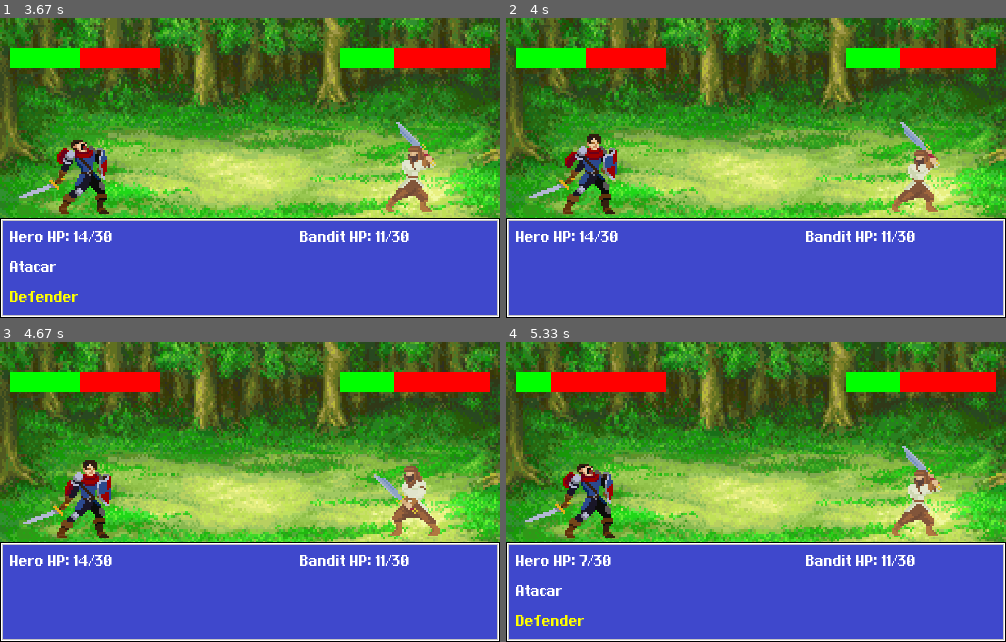
Above: before the commit, frames 1-4 (two rows, left to right).
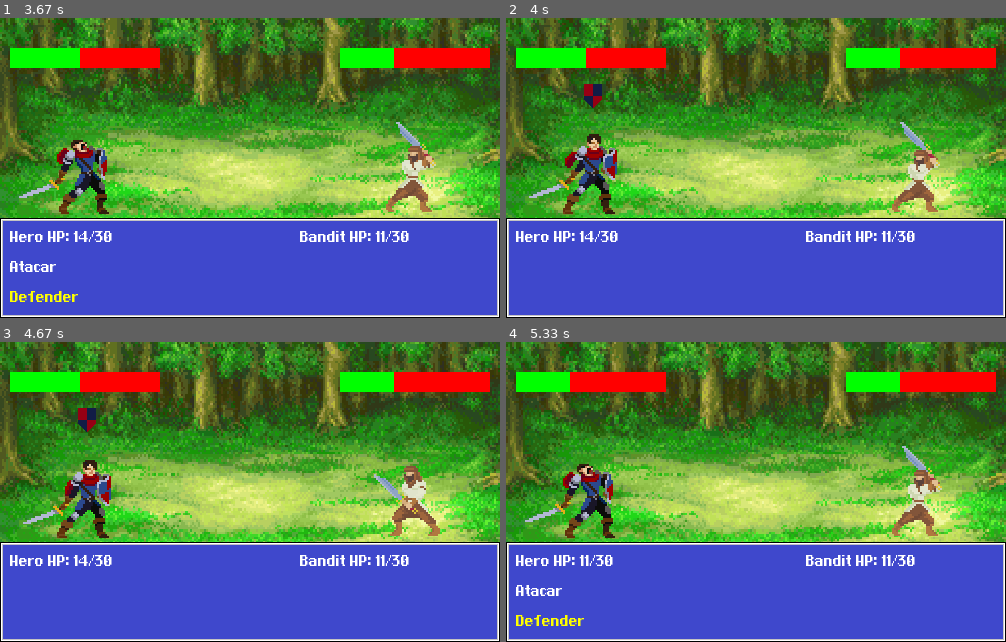
Above: after the commit, the same moments.

Repository: CayoViegas/pygamebattletest
Game: pygame game, started from main.py
Same seed, same stepped clock (60 frames per second), same inputs: the game is played once before the commit and once after it.
Inputs:
- Up to frame 1 (3.67 s): tap X at 0.33, 1.73, 2.03, 2.23, 2.63 s; hold Up 1.67-2.13 s; hold Down 2.17-2.53 s; hold Up 2.57-2.87 s; hold Down from 3.63 s (still down)
- Up to frame 2 (4 s): keep holding Down; tap X at 3.7 s
- Up to frame 3 (4.67 s): release Down at 4 s
- Up to frame 4 (5.33 s): no input

Frame 1 is identical in both runs. In frame 2, 0.2% of the frame differs, in the area x 15-20%, y 22-30%; in frame 3, 0.2%; in frame 4, 0.4%, in the area x 9-22%, y 10-75%.

Commit message:
defender adicionado

Diff:
--- a/main.py
+++ b/main.py
@@ -18,6 +18,7 @@
 # CARREGAMENTO DE IMAGENS
 background_image = pygame.image.load("background.png").convert_alpha()
 panel_image = pygame.image.load("panel.png").convert_alpha()
+shield_icon = pygame.image.load(".\\sprites\\utils\\shield.png").convert_alpha()
 
 # FUNÇÕES DE DESENHO
 def draw_text(text, font, color, x, y):
@@ -42,6 +43,7 @@
         self.name = name
         self.max_hp = max_hp
         self.hp = max_hp
+        self.defending = False
         self.strength = strength
         self.potions = potions
         self.alive = True
@@ -117,17 +119,28 @@
         """Realiza um ataque contra um alvo."""
         rand = random.randint(-5, 5)
         damage = self.strength + rand
+
+        if target.defending:
+            damage = max(damage // 2, 1) # Reduz o dano pela metade, mínimo 1
+
         target.hp = max(target.hp - damage, 0)
         if target.hp == 0:
             target.alive = False
             target.set_action("death")
         else:
             target.set_action("hurt")
+
         self.set_action("attack")
 
     def draw(self):
         """Desenha o lutador na tela."""
         screen.blit(self.image, self.rect)
+
+        # Se estiver defendendo, desenha o escudo
+        if self.defending and self.alive:
+            shield_x = self.rect.centerx - shield_icon.get_width() // 2
+            shield_y = self.rect.top - shield_icon.get_height()
+            screen.blit(shield_icon, (shield_x, shield_y))
 
 # CLASSE DE BARRA DE VIDA
 class HealthBar:
@@ -211,6 +224,7 @@
         if action_cooldown >= action_wait_time:
             if fighters[1].alive:
                 fighters[1].attack(fighters[0])
+            fighters[0].defending = False
             current_fighter = 0
             action_cooldown = 0
             player_turn = True
@@ -236,7 +250,7 @@
                         action_cooldown = 0
                         state_stack = ["battle"]
                     elif selected == "Defender":
-                        print(f"{fighters[0].name} está defendendo!")
+                        fighters[0].defending = True
                         player_turn = False
                         action_cooldown = 0
                         state_stack = ["battle"]
Binary file added: sprites/utils/shield.png
